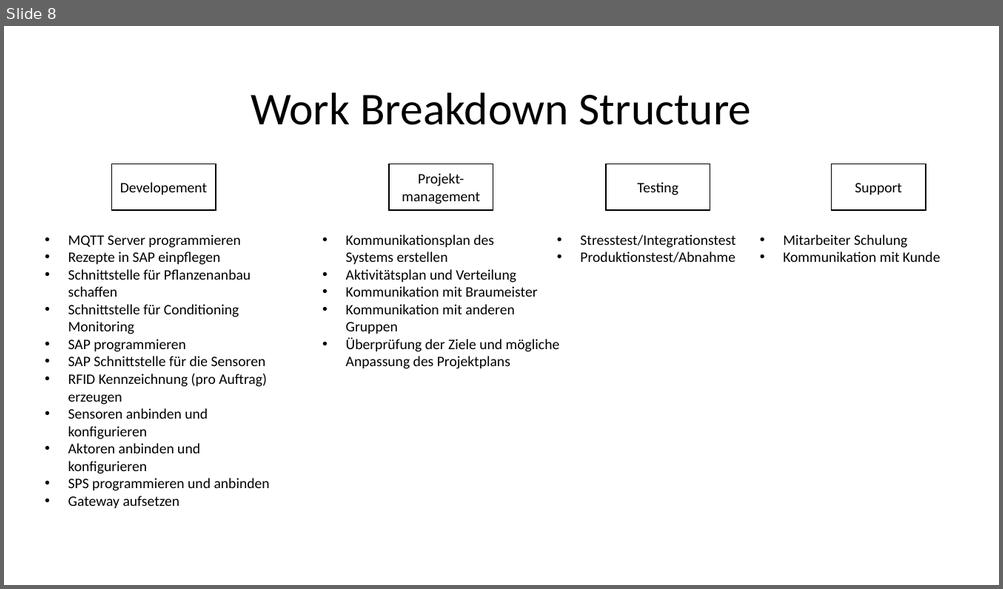
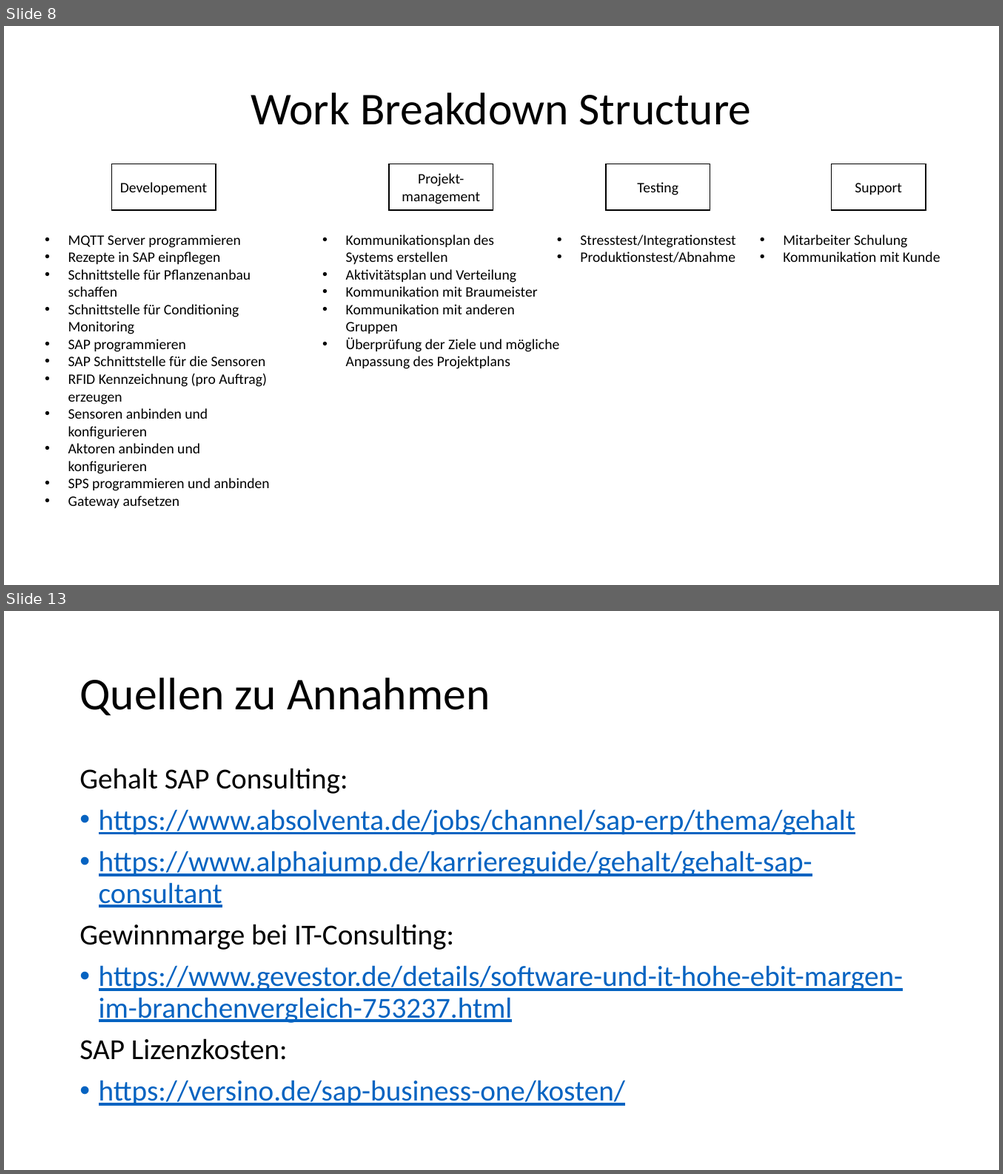
Before and after one commit to albae3333/DigitaleFabrik, a slide deck: Präsentation/Präsentation_Entwurf.pptx. Shown one above the other, each under a label of ours: slide 8 before the commit, slides 8 and 13 after it; the slides between them are not shown. The pictures are 1003x589 and 1003x1174 pixels, drawn with LibreOffice and Linux fonts; fonts in the diff are those of the drawing. Boxes give left, top, right and bottom in pixels: in the first picture for what was removed or moved away, otherwise in the second. Text is boxed around its words. In the diff, an @@ line names an element or a change of style, - is before the commit and + after.

```diff
--- a/Präsentation/Präsentation_Entwurf.pptx
+++ b/Präsentation/Präsentation_Entwurf.pptx
@@ slide 13 added at [4,611,999,1170], background #FFFFFF @@
@@ title added at [79,678,489,715], 44 pt, text #000000 @@
+Quellen zu Annahmen
@@ text added at [79,768,902,1106], 28 pt, text #0563C1, underline @@
+Gehalt SAP Consulting:
+• https://www.absolventa.de/jobs/channel/sap-erp/thema/gehalt
+• https://www.alphajump.de/karriereguide/gehalt/gehalt-sap-consultant
+Gewinnmarge bei IT-Consulting:
+• https://www.gevestor.de/details/software-und-it-hohe-ebit-margen-im-branchenvergleich-753237.html
+SAP Lizenzkosten:
+• https://versino.de/sap-business-one/kosten/
```
Also in this commit, not shown: 2 slides changed, 2 other slides added, 3 slides removed, 1 other file.
